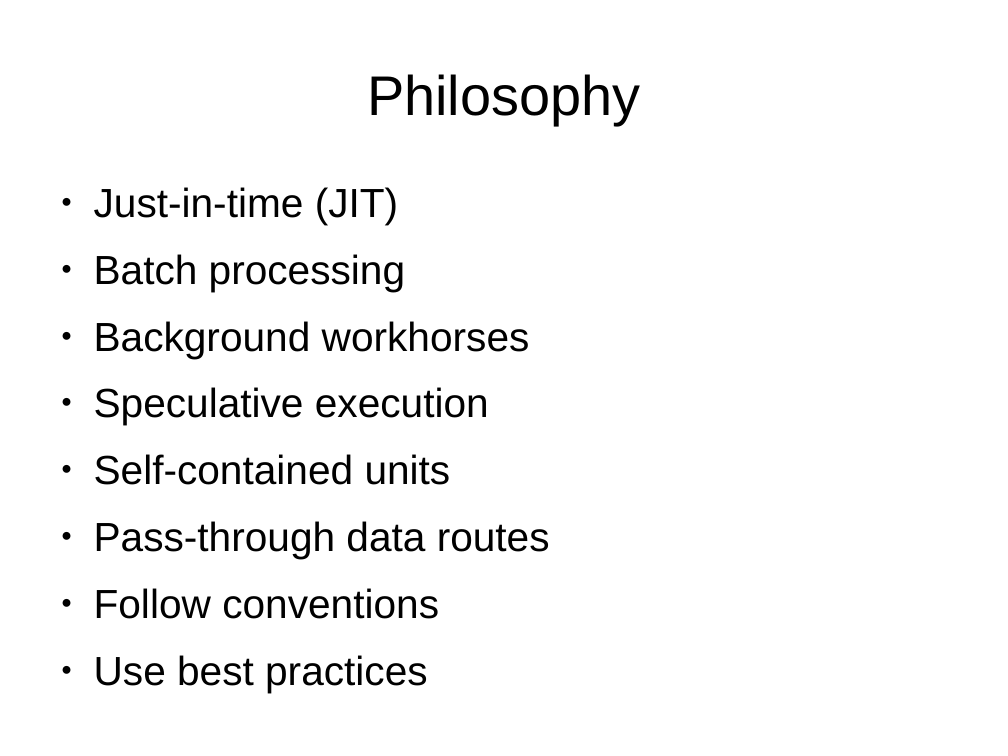
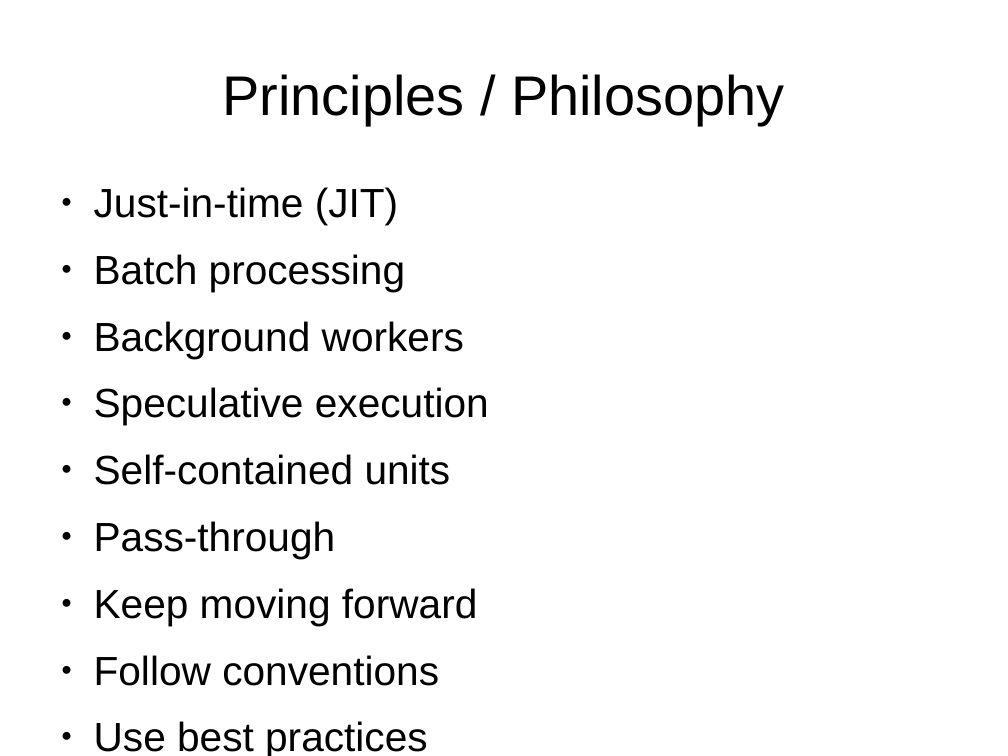
Before and after one commit to fillefrans/pi, a slide deck: slide 29 of doc/tech-presentation-sep-2013.odp. Drawn at 1008x756 pixels with LibreOffice and Linux fonts; fonts in the diff are those of the drawing. Boxes give left, top, right and bottom in pixels: in the first picture for what was removed or moved away, otherwise in the second. Text is boxed around its words. In the diff, an @@ line names an element or a change of style, - is before the commit and + after.

```diff
--- a/doc/tech-presentation-sep-2013.odp
+++ b/doc/tech-presentation-sep-2013.odp
@@ title at [223, 74, 784, 125]: text changed @@
-Philosophy
+Principles / Philosophy
@@ text at [94, 321, 464, 358]: text changed @@
-● Background workhorses
+● Background workers
@@ text at [94, 521, 477, 625]: text changed @@
-● Pass-through data routes
+● Pass-through
+● Keep moving forward
```
Also in this commit, not shown: 13 other slides changed, 2 slides added, 3 slides removed, 14 other files.
